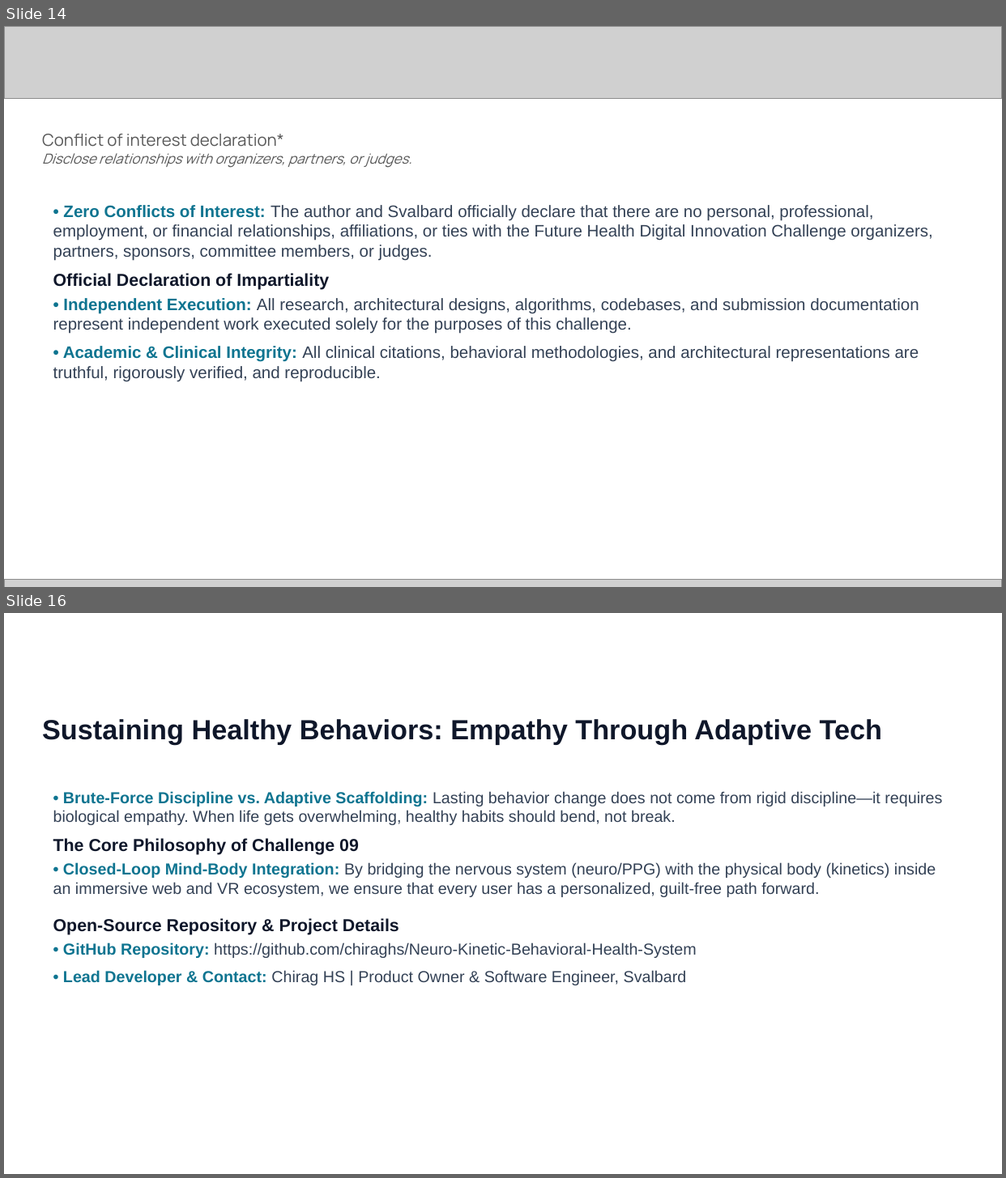
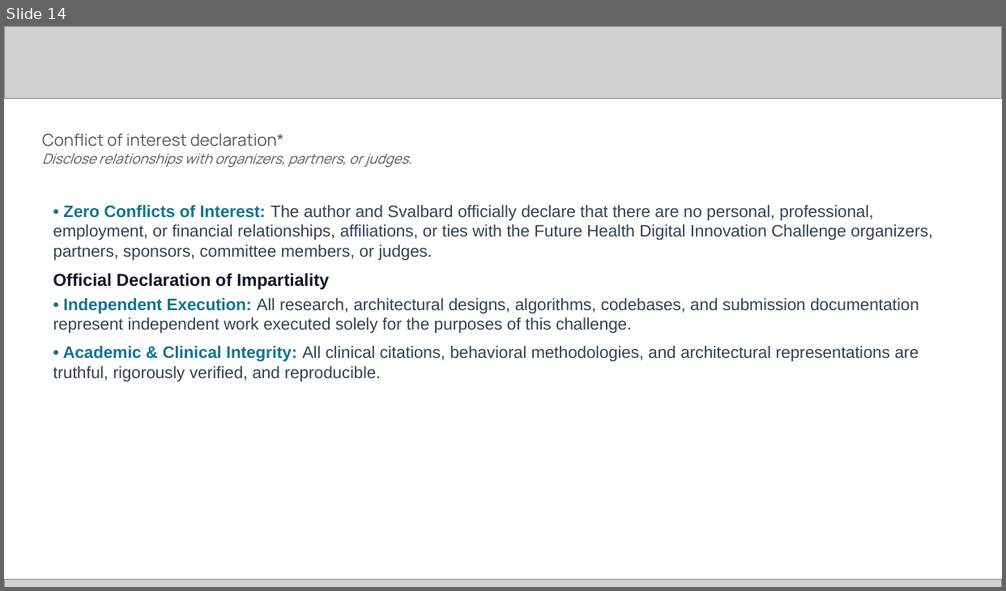
Before and after one commit to chiraghs/Neuro-Kinetic-Behavioral-Health-System, a slide deck: [PUB] Future Health Digital Innovation Challenge | Submission Template.pptx. Shown one above the other, each under a label of ours: slides 14 and 16 before the commit, slide 14 after it; the slides between them are not shown. The pictures are 1006x1178 and 1006x591 pixels, drawn with LibreOffice and Linux fonts; fonts in the diff are those of the drawing; grey boxes stand for pictures; background and template pictures are left out. Boxes give left, top, right and bottom in pixels: in the first picture for what was removed or moved away, otherwise in the second. Text is boxed around its words. In the diff, an @@ line names an element or a change of style, - is before the commit and + after.

Commit message:
Fix slide overlaps: embed Mermaid flowchart on Slide 4, fix Slide 15 title, clean Slide 16 template

```diff
--- a/[PUB] Future Health Digital Innovation Challenge | Submission Template.pptx
+++ b/[PUB] Future Health Digital Innovation Challenge | Submission Template.pptx
@@ slide 16 removed at (4,613,1002,1174), background picture (left out) @@
@@ text removed at (42,719,882,744) @@
-Sustaining Healthy Behaviors: Empathy Through Adaptive Tech
@@ text removed at (53,791,942,986) @@
-• Brute-Force Discipline vs. Adaptive Scaffolding: Lasting behavior change does not come from rigid discipline—it requires biological empathy. When life gets overwhelming, healthy habits should bend, not break.
-The Core Philosophy of Challenge 09
-• Closed-Loop Mind-Body Integration: By bridging the nervous system (neuro/PPG) with the physical body (kinetics) inside an immersive web and VR ecosystem, we ensure that every user has a personalized, guilt-free path forward.
-Open-Source Repository & Project Details
-• GitHub Repository: https://github.com/chiraghs/Neuro-Kinetic-Behavioral-Health-System
-• Lead Developer & Contact: Chirag HS | Product Owner & Software Engineer, Svalbard
```
Also in this commit, not shown: 2 slides changed, 1 slide added, 2 other files.
